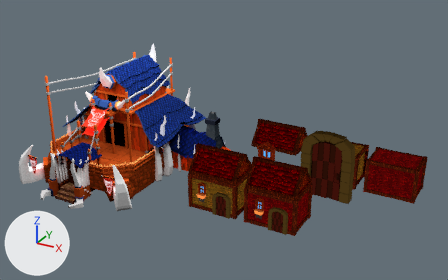
An edit to the Blender file assets/blends280120/village/village.blend, drawn before and after from the same camera.
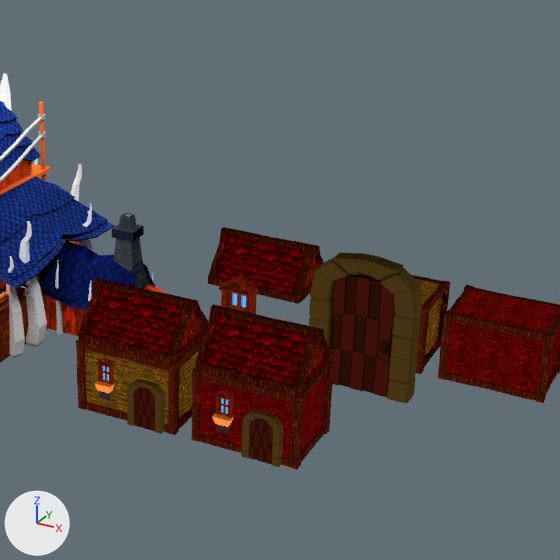
Each version appears first whole from a 50 mm camera at (12.46, -26.66, 16.28) aimed at (-3.03, 1.49, 2.2), and next in a close-up on the part from 34% to 94% of the width and 3% to 100% of the height. Arrows for +X, +Y and +Z are at lower left; the lights stay in place.
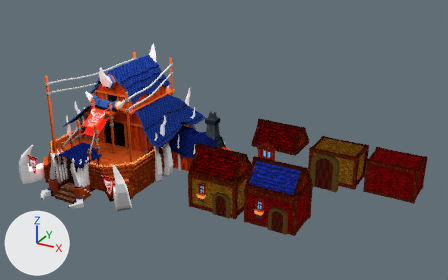
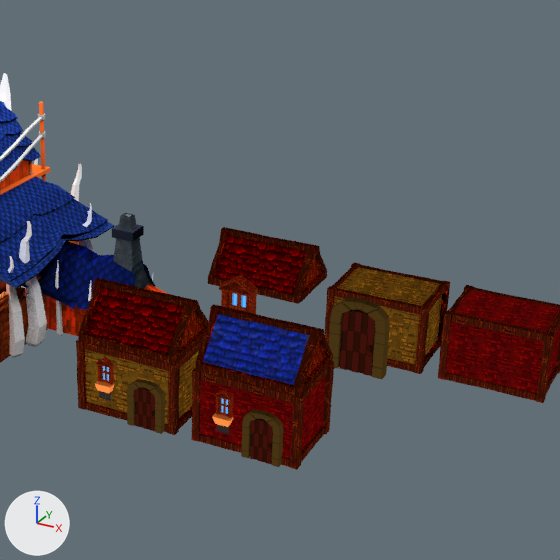
Where the newer file only moved an object's origin or applied its transform, the numbers keep the older frame.

The change, as a diff of the scene's bpy script:
```diff
--- a/assets/blends280120/village/village.blend.py
+++ b/assets/blends280120/village/village.blend.py
@@ me_cube_001 @@
 me_cube_001.from_pydata(...)  # 96 vertices, 104 faces; spans x -0.83..0.83, y -0.36..0.11, z -1.43..1.85
 # used by ob_cube_003; location = (2.67, 2.8, 0.9)
+# me_cube_001 part 1: the whole mesh is scaled about the mesh origin by 0.538
 me_cube_001.materials.append(mat_material_005)
@@ me_cube @@
 me_cube.from_pydata(...)  # 408 vertices, 426 faces; spans x -0.41..2.51, y -0.29..0.32, z -0.36..3.43
 # used by ob_cube; parent = ob_cube_003; location = (1.606, 2.831, -0.164)
+# me_cube part 2: the whole mesh is scaled about the mesh origin by 0.538
 me_cube.materials.append(mat_material_004)
@@ me_cube_006 @@
 me_cube_006.from_pydata(...)  # 162 vertices, 159 faces; spans x -1.51..1.49, y -1.05..1.05, z -0.5..0.85
 # used by ob_cube_005; parent = ob_cube_002; location = (1.073, -0.000146, 1.519)
+# me_cube_006 part 3: texture (UV) coordinates of 2 of 159 faces, centred in x -0.02, y -0.47..0.47, z 0.23, changed; they spanned u 0.64..0.77, v 0.71..0.87 and now span u 0.66..0.77, v 0.57..0.67
 me_cube_006.materials.append(mat_material_001)
@@ ob_cube_003 @@
 ob_cube_003 = bpy.data.objects.new('Cube.003', me_cube_001)
-ob_cube_003.location = (2.67, 2.8, 0.9)
+ob_cube_003.location = (2.67, 2.47, 0.9)
@@ ob_cube @@
 ob_cube.parent = ob_cube_003
-ob_cube.matrix_parent_inverse = Matrix(((1.0, 0.0, 0.0, -2.672), (0.0, 1.0, 0.0, -2.796), (0.0, 0.0, 1.0, -0.901), (0.0, 0.0, 0.0, 1.0)))
-ob_cube.location = (1.606, 2.831, -0.164)
+ob_cube.matrix_parent_inverse = Matrix(((1.0, 0.0, 0.0, -2.672), (0.0, 1.0, 0.0, -2.474), (0.0, 0.0, 1.0, -0.901), (0.0, 0.0, 0.0, 1.0)))
+ob_cube.location = (2.099, 2.492, 0.328)
```

Changed parts and their boxes (x1, y1, x2, y2) in the close-ups (560 x 560 px):
'Cube', mesh rescaled, moved (46% narrower, 46% shorter): before (309, 253, 422, 404); after (329, 298, 390, 379)
'Cube.003', mesh rescaled, moved (43% narrower, 46% shorter): before (331, 274, 395, 397); after (339, 310, 375, 376)
part 3 of me_cube_006, surface changed (red to blue): (203, 314, 309, 385) in both
'Cube.018', unchanged, uncovered by the edit: before (364, 274, 450, 374); after (325, 263, 450, 374)
